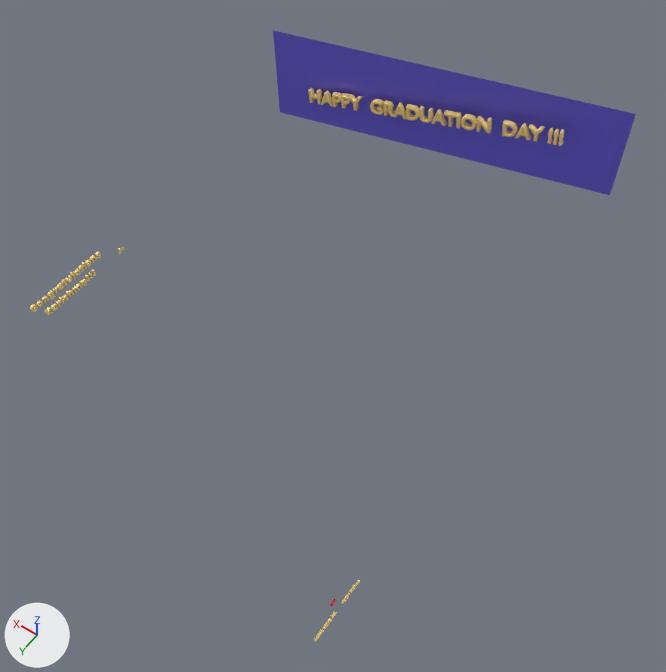
Before and after pictures for a commit that changed the glTF model energeticAlpaca/3d/wishesScene.gltf.
Both versions are drawn from a 50 mm camera at (-24.2, 20.6, 45.3) aimed at (-4.0, -7.6, 0.8). The lights are fixed; the arrows at lower left show +X, +Y and +Z. Where no turn or scale is listed for an object, it has been applied to the vertices.

Script lines for the objects in view, before the commit:
```python
me_plane_001 = bpy.data.meshes.new('Plane.001')
me_plane_001.from_pydata([(12.1, 2.9, -3.6), (12.0, 3.3, 3.6), (-12.1, -2.9, 3.6), (-12.0, -3.3, -3.6)], [], [(0, 1, 2), (0, 2, 3)])
me_plane_001.materials.append(mat_material)  # blue #6f63e7
me_text_013 = bpy.data.meshes.new('Text.013')
me_text_013.from_pydata(...)  # 12624 vertices, 25192 faces; spans x -17.9..0.1, y -4.0..0.2, z -0.1..3.1
me_text_013.materials.append(mat_gold_003)  # yellow #ffde87
me_text_014 = bpy.data.meshes.new('Text.014')
me_text_014.from_pydata(...)  # 14 vertices, 24 faces; spans x -0.104..0.033, y -0.53..-0.05, z 0.111..0.597
me_text_014.materials.append(mat_gold_003)  # yellow #ffde87
ob_plane = bpy.data.objects.new('Plane', me_plane_001)
ob_plane.location = (-0.38, -25.73, 4.35)
ob_text_004 = bpy.data.objects.new('Text.004', me_text_013)
ob_text_004.location = (8.91, -22.91, 3.0)
ob_text_005 = bpy.data.objects.new('Text.005', me_text_014)
ob_text_005.location = (9.62, -3.73, 2.85)
```
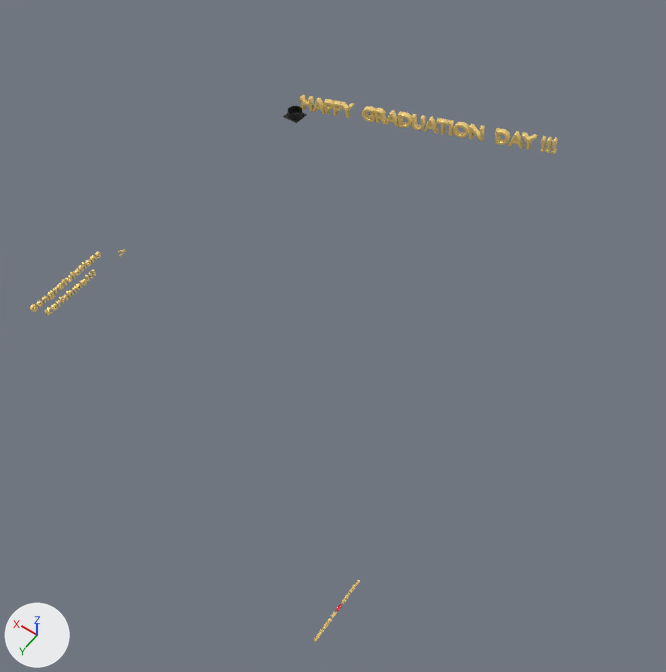
Where the change shows, as pixel boxes (x1, y1, x2, y2) in the pictures (666 x 672 px):
'Plane', deleted (blue)
    before: (273, 30, 636, 195)
'Text.004', moved
    before: (308, 88, 564, 146)
    after: (300, 95, 557, 154)
'GradHat', added
    after: (283, 99, 307, 123)
    faces in mat_blackfelt (black #1f1f1f): (283, 106, 307, 123)
'Text.005', moved
    before: (117, 247, 125, 255)
    after: (118, 249, 126, 257)

Diff of the bpy script that builds the scene:
```diff
--- a/energeticAlpaca/3d/wishesScene.gltf.py
+++ b/energeticAlpaca/3d/wishesScene.gltf.py
@@ mat_goldstring @@
+mat_goldstring = principled_material('goldString')
+mat_goldstring.base_color = (1.0, 0.68, 0.0)  # yellow #ffd700
@@ mat_blackfelt @@
+mat_blackfelt = principled_material('blackFelt')
+mat_blackfelt.base_color = (0.0134, 0.0134, 0.0134)  # black #1f1f1f
+mat_blackfelt.roughness = 0.814
@@ me_cylinder_001 @@
+me_cylinder_001.from_pydata(...)  # 271 vertices, 486 faces; spans x -300.0..300.0, y -2.0..2.0, z -392.0..87.0
+# faces by material slot: [390, 96]
+me_cylinder_001.materials.append(mat_goldstring)  # yellow #ffd700
+me_cylinder_001.materials.append(mat_blackfelt)  # black #1f1f1f
@@ ob_text_004 @@
 ob_text_004 = bpy.data.objects.new('Text.004', me_text_013)
-ob_text_004.location = (8.91, -22.91, 3.0)
+ob_text_004.location = (8.91, -21.91, 3.0)
@@ ob_text_005 @@
 ob_text_005 = bpy.data.objects.new('Text.005', me_text_014)
-ob_text_005.location = (9.62, -3.73, 2.85)
+ob_text_005.location = (9.62, -3.77, 2.61)
@@ ob_plane @@
-ob_plane = bpy.data.objects.new('Plane', me_plane_001)
-ob_plane.location = (-0.38, -25.73, 4.35)
@@ ob_gradhat @@
+ob_gradhat = bpy.data.objects.new('GradHat', me_cylinder_001)
+ob_gradhat.location = (7.56, -19.4, 4.71)
+ob_gradhat.rotation_euler = (0.0537, 0.0108, 0.000292)  # degrees (3.1, 0.6, 0)
+ob_gradhat.scale = (-0.00202, -0.311, -0.00202)
```
